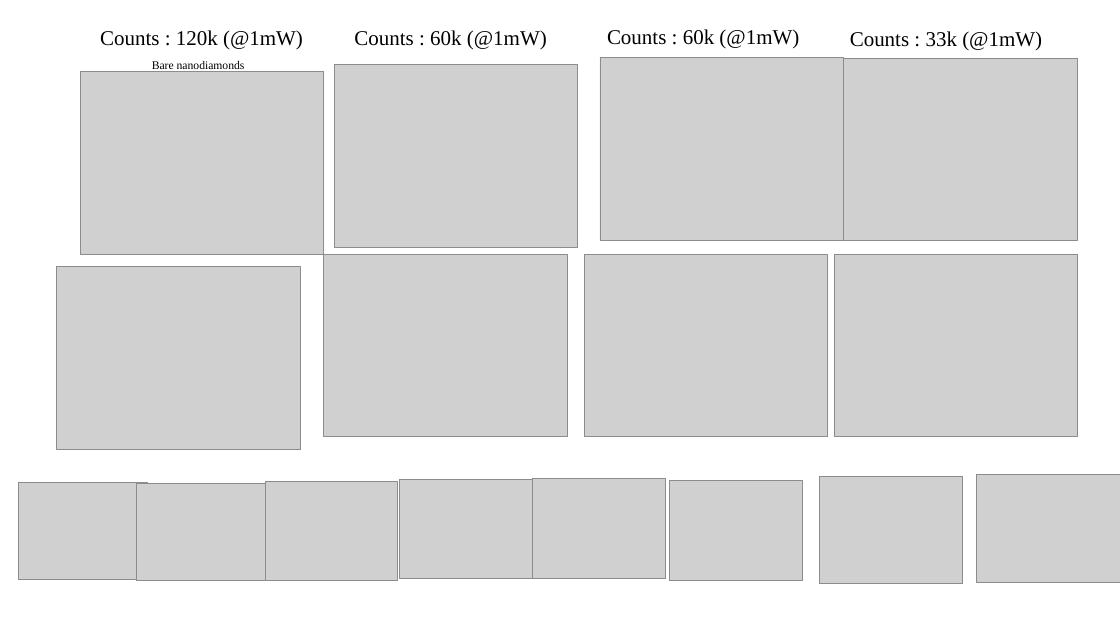
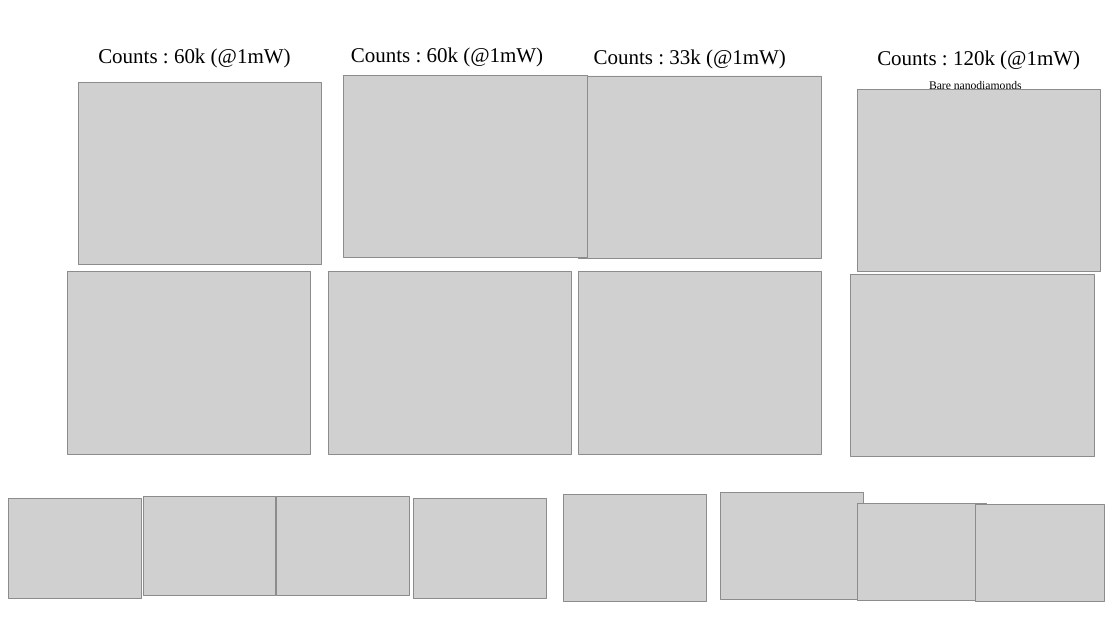
Before and after one commit to ghoshatanu857/T1_measurements, a slide deck: slide 6 of codes/data/2025/Oct_10/statistics.pptx. Drawn at 1120x630 pixels with LibreOffice and Linux fonts; fonts in the diff are those of the drawing; grey boxes stand for pictures. Boxes give left, top, right and bottom in pixels: in the first picture for what was removed or moved away, otherwise in the second. Text is boxed around its words. In the diff, an @@ line names an element or a change of style, - is before the commit and + after.

```diff
--- a/codes/data/2025/Oct_10/statistics.pptx
+++ b/codes/data/2025/Oct_10/statistics.pptx
@@ 6 pictures, 2 texts: place and size @@
-6 pictures, 2 texts at bbox=[266, 29, 1078, 584]
+6 pictures, 2 texts at bbox=[9, 47, 822, 602]
@@ 6 pictures, 1 text: place and size @@
-6 pictures, 1 text at bbox=[323, 31, 1120, 582]
+6 pictures, 1 text at bbox=[67, 49, 864, 600]
@@ text "Counts : 120k (@1mW)": place and size @@
-text "Counts : 120k (@1mW)" at bbox=[100, 30, 303, 50]
+text "Counts : 120k (@1mW)" at bbox=[877, 50, 1080, 69]
@@ picture: place and size @@
-picture at bbox=[81, 71, 324, 254]
+picture at bbox=[858, 89, 1102, 271]
@@ text "Bare nanodiamonds": place and size @@
-text "Bare nanodiamonds" at bbox=[152, 61, 245, 72]
+text "Bare nanodiamonds" at bbox=[929, 80, 1022, 90]
@@ picture: place and size @@
-picture at bbox=[57, 266, 301, 449]
+picture at bbox=[851, 275, 1095, 457]
@@ picture: place and size @@
-picture at bbox=[18, 482, 148, 579]
+picture at bbox=[858, 503, 987, 600]
@@ picture: place and size @@
-picture at bbox=[136, 484, 266, 581]
+picture at bbox=[975, 505, 1105, 602]
```
Also in this commit, not shown: 6 other files.
